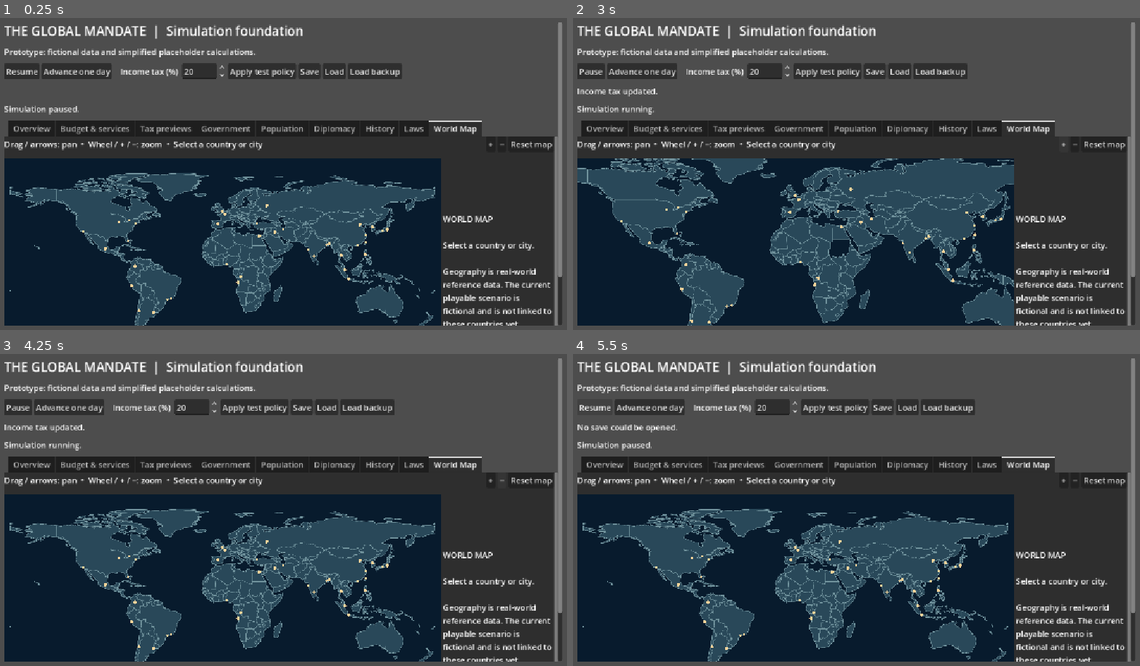
Above: before the commit, frames 1-4 (two rows, left to right).
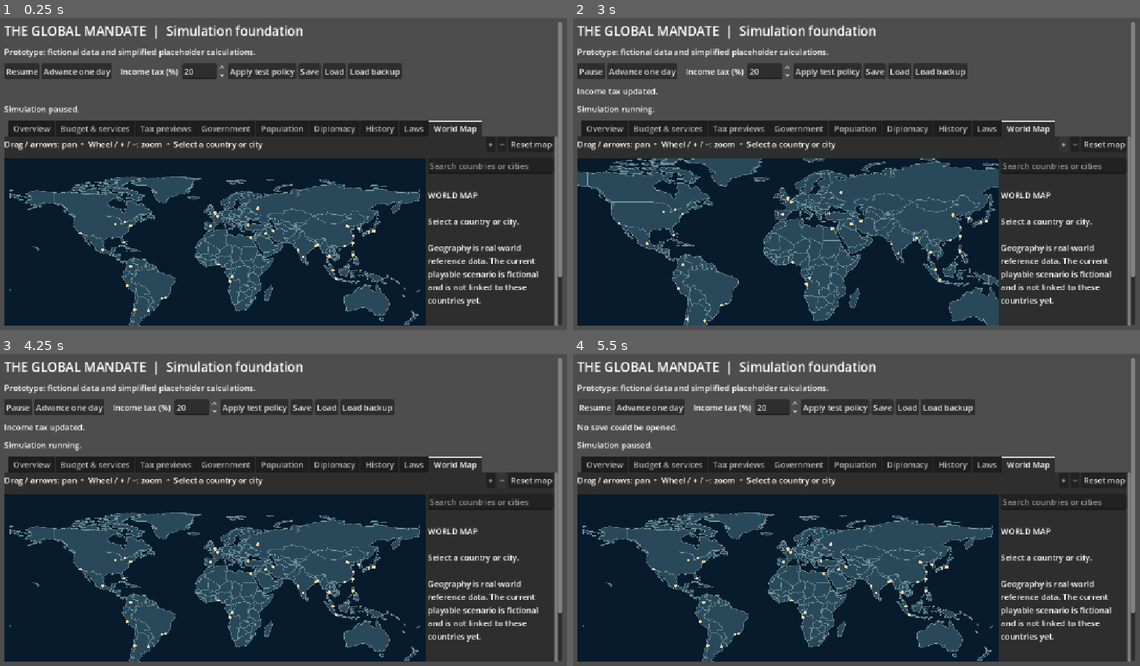
Above: after the commit, the same moments.

Repository: bhavishyadash/the-global-mandate
Game: Godot game, scene res://main.tscn
Same seed, same stepped clock (60 frames per second), same inputs: the game is played once before the commit and once after it.
Inputs:
- Up to frame 1 (0.25 s): no input
- Up to frame 2 (3 s): click "Resume" at 0.5 s; click "Advance one day" at 1.25 s; click "Apply test policy" at 2 s; click "+" at 2.75 s
- Up to frame 3 (4.25 s): click "−" at 3.5 s
- Up to frame 4 (5.5 s): click "Load backup" at 4.25 s; click "Pause" at 5 s

The runs differ from the first frame. In frame 1, 11% of the frame differs, in the area x 1-98%, y 44-99%; in frame 2, 12%, in the area x 0-98%, y 44-99%; in frame 3, 11%; in frame 4, 11%.

Commit message:
Add searchable country and city map navigation

Diff:
--- a/tests/ui_test.gd
+++ b/tests/ui_test.gd
@@ -34,6 +34,20 @@
 	assert("Washington" in screen.map_selection.text and "National capital" in screen.map_selection.text)
 	screen.world_map.reset_view()
 	assert(is_equal_approx(screen.world_map.map_zoom, 1.0) and screen.world_map.pan == Vector2.ZERO)
+	screen._search_map("france")
+	assert(screen.map_results.item_count >= 1 and screen.map_results.get_item_text(0).contains("France"))
+	screen._select_map_result(0)
+	assert(screen.world_map.selected_id == "FRA" and screen.world_map.map_zoom > 1.0)
+	assert("France" in screen.map_selection.text)
+	screen._search_map("washington")
+	assert(screen.map_results.item_count >= 1)
+	screen._select_map_result(0)
+	assert(screen.world_map.selected_id == "USA" and "Washington" in screen.map_selection.text)
+	assert(screen.world_map.selected_city_name.contains("Washington"))
+	screen._search_map("no such place 987654321")
+	assert(screen.map_results.item_count == 0 and screen.map_search_status.text == "No matches.")
+	screen._search_map("")
+	assert(not screen.map_results.visible)
 	assert(screen.dashboard_tabs.get_tab_title(7) == "Laws")
 	assert(screen.diagnostic_steps.placeholder_text.contains("reproduced"))
 	assert("70/100" in screen.healthcare_summary.text)
--- a/ui/main.gd
+++ b/ui/main.gd
@@ -52,6 +52,9 @@
 var diagnostic_steps: TextEdit
 var world_map: Control
 var map_selection: Label
+var map_search: LineEdit
+var map_results: ItemList
+var map_search_status: Label
 const SAVE_PATH := "user://prototype_save.json"
 
 func _ready() -> void:
@@ -271,11 +274,25 @@
 	world_map.size_flags_horizontal = Control.SIZE_EXPAND_FILL
 	world_map.size_flags_vertical = Control.SIZE_EXPAND_FILL
 	map_layout.add_child(world_map)
+	var map_sidebar := VBoxContainer.new()
+	map_sidebar.custom_minimum_size = Vector2(250, 0)
+	map_layout.add_child(map_sidebar)
+	map_search = LineEdit.new()
+	map_search.placeholder_text = "Search countries or cities"
+	map_sidebar.add_child(map_search)
+	map_search_status = Label.new()
+	map_search_status.autowrap_mode = TextServer.AUTOWRAP_WORD_SMART
+	map_sidebar.add_child(map_search_status)
+	map_results = ItemList.new()
+	map_results.custom_minimum_size = Vector2(0, 150)
+	map_results.visible = false
+	map_sidebar.add_child(map_results)
+	map_search.text_changed.connect(_search_map)
+	map_results.item_selected.connect(_select_map_result)
 	map_selection = Label.new()
-	map_selection.custom_minimum_size = Vector2(220, 0)
 	map_selection.autowrap_mode = TextServer.AUTOWRAP_WORD_SMART
 	map_selection.text = "WORLD MAP\n\nSelect a country or city.\n\nGeography is real-world reference data. The current playable scenario is fictional and is not linked to these countries yet."
-	map_layout.add_child(map_selection)
+	map_sidebar.add_child(map_selection)
 	world_map.country_selected.connect(_map_country_selected)
 	world_map.city_selected.connect(_map_city_selected)
 	zoom_in.pressed.connect(func(): world_map.zoom_at(world_map.size / 2.0, 1.25))
@@ -416,6 +433,32 @@
 func _map_city_selected(city: Dictionary) -> void:
 	map_selection.text = "%s\n\n%s\nCountry ID: %s\n\nReference city marker only. Detailed city art and simulation are not implemented yet." % [city.name, "National capital" if city.capital else "City", city.country]
 
+func _search_map(query: String) -> void:
+	map_results.clear()
+	var text := query.strip_edges().to_lower()
+	map_results.visible = not text.is_empty()
+	map_search_status.text = ""
+	if text.is_empty():
+		return
+	var matches := 0
+	for kind in ["country", "city"]:
+		var entries: Array = world_map.countries if kind == "country" else world_map.cities
+		for i in range(entries.size()):
+			if text not in entries[i].name.to_lower():
+				continue
+			matches += 1
+			if map_results.item_count < 30:
+				map_results.add_item("%s • %s" % ["Country" if kind == "country" else "City", entries[i].name])
+				map_results.set_item_metadata(map_results.item_count - 1, {"kind": kind, "index": i})
+	map_search_status.text = "No matches." if matches == 0 else ("Showing 30 of %d results." % matches if matches > 30 else "%d result(s)." % matches)
+
+func _select_map_result(index: int) -> void:
+	var selection: Dictionary = map_results.get_item_metadata(index)
+	if selection.kind == "country":
+		world_map.focus_country(world_map.countries[selection.index])
+	else:
+		world_map.focus_city(world_map.cities[selection.index])
+
 func _export_diagnostics() -> void:
 	var report: Dictionary = Diagnostics.report(world, diagnostic_steps.text)
 	var path := "user://diagnostic_%d.json" % Time.get_ticks_usec()
--- a/ui/world_map.gd
+++ b/ui/world_map.gd
@@ -12,6 +12,7 @@
 var countries: Array = []
 var cities: Array = []
 var selected_id := ""
+var selected_city_name := ""
 var map_zoom := 1.0
 var pan := Vector2.ZERO
 var _pressed := false
@@ -97,6 +98,8 @@
 		var location := unit_to_screen(_unit_point(city.point))
 		if not Rect2(Vector2.ZERO, size).grow(-3).has_point(location):
 			continue
+		if city.name == selected_city_name:
+			draw_circle(location, 7.0, SELECTED)
 		draw_circle(location, 3.2 if city.capital else 2.4, CITY)
 		if map_zoom < 1.7:
 			continue
@@ -152,12 +155,47 @@
 
 func select_at(point: Vector2) -> void:
 	var city := _city_at(point)
+	selected_city_name = city.get("name", "")
 	var country := country_at(point)
 	selected_id = country.get("id", "")
 	if not country.is_empty():
 		country_selected.emit(country.id, country.name)
 	if not city.is_empty():
 		city_selected.emit(city)
+	queue_redraw()
+
+func focus_city(city: Dictionary) -> void:
+	selected_id = city.get("country", "")
+	selected_city_name = city.name
+	_focus_unit(_unit_point(city.point), 3.5)
+	city_selected.emit(city.duplicate(true))
+
+func focus_country(country: Dictionary) -> void:
+	selected_id = country.id
+	selected_city_name = ""
+	var largest := Rect2()
+	var largest_area := -1.0
+	for polygon in country.polygons:
+		var ring: PackedVector2Array = polygon[0]
+		var bounds := Rect2(ring[0], Vector2.ZERO)
+		for point in ring:
+			bounds = bounds.expand(point)
+		var area := bounds.size.x * bounds.size.y
+		if area > largest_area:
+			largest = bounds
+			largest_area = area
+	if largest_area >= 0.0:
+		var width := _map_width()
+		var zoom_x := size.x / maxf(1.0, largest.size.x * width * 1.5)
+		var zoom_y := size.y / maxf(1.0, largest.size.y * width * 0.75)
+		_focus_unit(largest.get_center(), clampf(minf(zoom_x, zoom_y), 1.0, 6.0))
+	country_selected.emit(country.id, country.name)
+
+func _focus_unit(point: Vector2, zoom: float) -> void:
+	map_zoom = zoom
+	var width := _map_width() * map_zoom
+	pan = -Vector2(point.x * width, point.y * width / 2.0)
+	_clamp_pan()
 	queue_redraw()
 
 func zoom_at(point: Vector2, factor: float) -> void:
Not shown, changed: docs/GAME_DEVELOPMENT_REPORT.md
Not shown, changed: docs/SESSION_76.md
